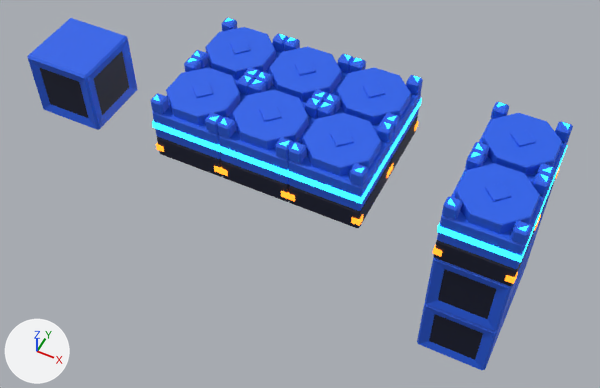
Before and after pictures for a commit that changed the Blender file assets/blender/platform_tile_v2_concept.blend.
One viewpoint serves both versions: a 50 mm lens placed at (3.84, -6.83, 7.68), pointed at (0.26, 0.31, -1.25). Arrows for +X, +Y and +Z are at lower left; the lights stay in place. The picture after the commit comes second.

Names of what the first picture shows: 'Base_Blue', 'Base_Navy', 'PrevStack_Base_Blue_0_1', 'PrevStack_Base_Blue_0_2', 'PrevStack_Tile_Blue_0', 'PrevStack_Tile_Blue_1', 'PrevStack_Tile_Cyan_0', 'PrevStack_Tile_Cyan_1', 'PrevStack_Tile_Orange_0', 'Preview_Tile_Blue', 'Preview_Tile_Blue.001', 'Preview_Tile_Blue.002', 'Preview_Tile_Blue.003', 'Preview_Tile_Blue.004', 'Preview_Tile_Cyan', 'Preview_Tile_Cyan.001', 'Preview_Tile_Cyan.002', 'Preview_Tile_Cyan.003', 'Preview_Tile_Cyan.004', 'Preview_Tile_Orange', 'Preview_Tile_Orange.003', 'Tile_Blue', 'Tile_Cyan', 'Tile_Orange' and 9 more.
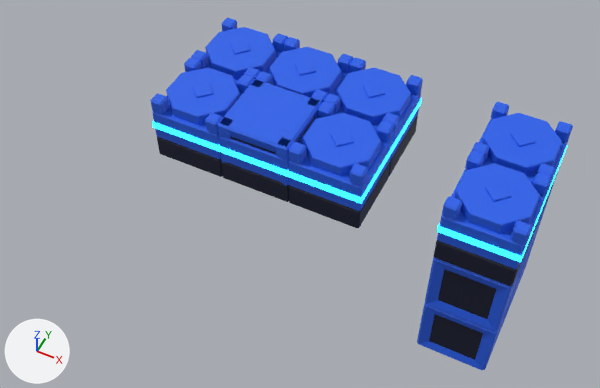
ob_base_root is not drawn itself; it is the parent of ob_base_blue, ob_base_navy.

Patch to the scene script:
```diff
--- a/assets/blender/platform_tile_v2_concept.blend.py
+++ b/assets/blender/platform_tile_v2_concept.blend.py
@@ me_tile_cyan_mesh @@
 # used by ob_tile_cyan; parent = ob_tile_root; location = (0.0, 0.0, 0.0)
-me_tile_cyan_mesh.from_pydata(...)  # 56 vertices, 44 faces; spans x -0.512..0.512, y -0.512..0.512, z 0.02..0.508
+me_tile_cyan_mesh.from_pydata(...)  # 32 vertices, 24 faces; spans x -0.512..0.512, y -0.512..0.512, z 0.02..0.12
+# me_tile_cyan_mesh part 1: the loose piece of 6 vertices spanning x 0.37..0.46, y 0.37..0.46, z 0.5..0.508 is deleted
+# me_tile_cyan_mesh part 2: the loose piece of 6 vertices spanning x -0.46..-0.37, y -0.46..-0.37, z 0.5..0.508 is deleted
+# me_tile_cyan_mesh part 3: the loose piece of 6 vertices spanning x -0.46..-0.37, y 0.37..0.46, z 0.5..0.508 is deleted
+# me_tile_cyan_mesh part 4: the loose piece of 6 vertices spanning x 0.37..0.46, y -0.46..-0.37, z 0.5..0.508 is deleted
 me_tile_cyan_mesh.materials.append(mat_tile_cyan)
@@ ob_tile_orange @@
-ob_tile_orange = bpy.data.objects.new('Tile_Orange', me_tile_orange_mesh)
-ob_tile_orange.parent = ob_tile_root
-ob_tile_orange.location = (0.0, 0.0, 0.0)
@@ ob_preview_tile_orange @@
-ob_preview_tile_orange = bpy.data.objects.new('Preview_Tile_Orange', me_tile_orange_mesh)
-ob_preview_tile_orange.location = (-1.0, 0.0, 0.0)
@@ ob_preview_tile_orange_003 @@
-ob_preview_tile_orange_003 = bpy.data.objects.new('Preview_Tile_Orange.003', me_tile_orange_mesh)
-ob_preview_tile_orange_003.location = (1.0, 0.0, 0.0)
@@ ob_base_root @@
 ob_base_root = bpy.data.objects.new('Base_Root', None)
-ob_base_root.location = (-3.0, 0.0, 0.0)
+ob_base_root.location = (0.0, 0.0, 0.0)
@@ ob_prevstack_tile_orange_0 @@
-ob_prevstack_tile_orange_0 = bpy.data.objects.new('PrevStack_Tile_Orange_0', me_tile_orange_mesh)
-ob_prevstack_tile_orange_0.location = (3.0, 0.0, 0.0)
```

Where the change shows, as pixel boxes (x1, y1, x2, y2) in the pictures (600 x 388 px):
'Base_Blue', moved
    before: (27, 18, 138, 130)
    after: (219, 80, 319, 186)
'Base_Navy', moved (mostly hidden afterwards)
    before: (40, 51, 129, 118)
    after: (230, 117, 315, 154)
'PrevStack_Tile_Cyan_0', reshaped
    before: (437, 152, 548, 263)
    after: (437, 197, 547, 263)
'Preview_Tile_Cyan.003', reshaped
    before: (287, 102, 394, 204)
    after: (287, 145, 394, 204)
'Tile_Cyan', reshaped
    before: (217, 80, 319, 176)
    after: (217, 145, 289, 176)
'Preview_Tile_Cyan', reshaped
    before: (152, 58, 250, 151)
    after: (152, 120, 220, 151)
'Preview_Tile_Cyan.004', reshaped
    before: (327, 58, 422, 152)
    after: (392, 98, 422, 152)
'PrevStack_Tile_Cyan_1', reshaped
    before: (476, 102, 570, 199)
    after: (546, 145, 568, 199)
'PrevStack_Tile_Orange_0', deleted
    before: (433, 221, 539, 284)
'Preview_Tile_Orange.003', deleted
    before: (287, 168, 391, 226)
'Tile_Orange', deleted
    before: (220, 167, 289, 199)
'Preview_Tile_Orange', deleted (mostly hidden)
    before: (156, 143, 222, 173)
'Preview_Tile_Cyan.002', reshaped (not visible afterwards)
    before: (259, 37, 351, 97)
'Preview_Tile_Cyan.001', reshaped (not visible afterwards)
    before: (194, 18, 285, 75)
part 1 of me_tile_cyan_mesh, deleted
    before: (245, 34, 570, 182)
part 2 of me_tile_cyan_mesh, deleted
    before: (153, 51, 483, 206)
part 3 of me_tile_cyan_mesh, deleted
    before: (188, 18, 506, 157)
part 4 of me_tile_cyan_mesh, deleted
    before: (209, 70, 552, 231)
'Tile_Blue', unchanged, covered by the edit
    both: (218, 79, 322, 184)
